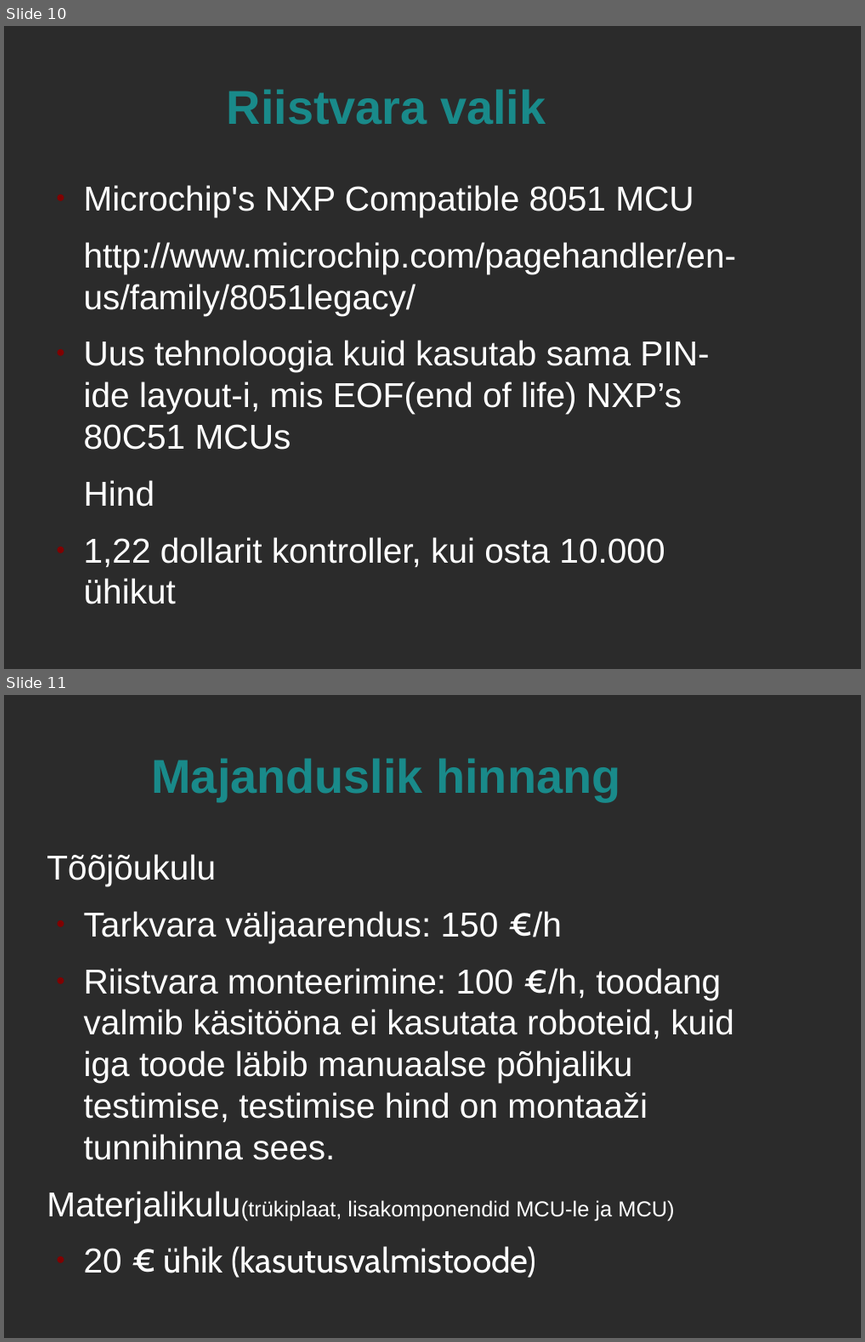
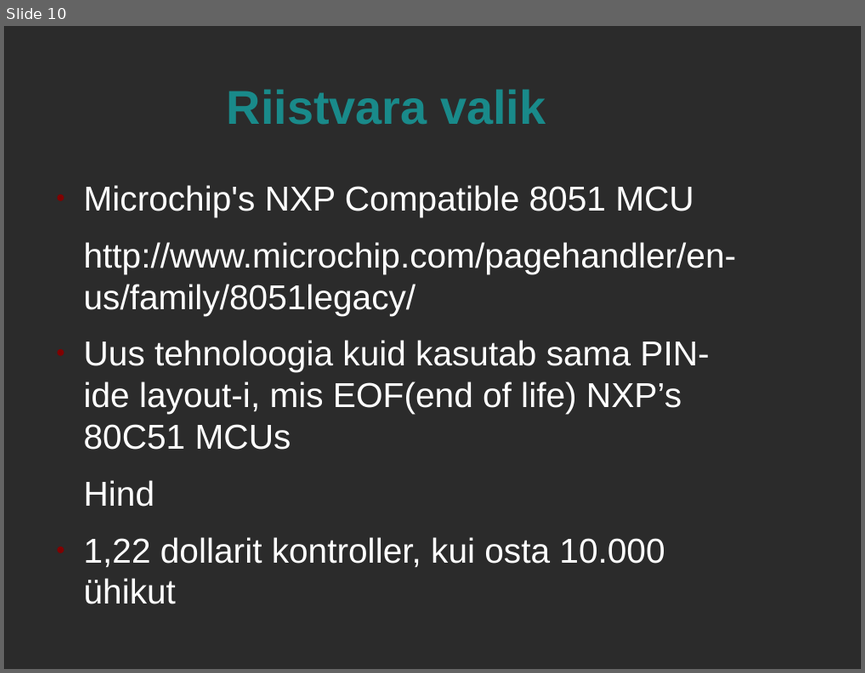
Before and after one commit to andresmets/riistvara, a slide deck: valgusfoor/presentatsioon.odp. Shown one above the other, each under a label of ours: slides 10 and 11 before the commit, slide 10 after it. The pictures are 865x1342 and 865x673 pixels, drawn with LibreOffice and Linux fonts; fonts in the diff are those of the drawing; background and template pictures are left out; a plain dark background stands for a picture behind light text. Boxes give left, top, right and bottom in pixels: in the first picture for what was removed or moved away, otherwise in the second. Text is boxed around its words. In the diff, an @@ line names an element or a change of style, - is before the commit and + after.

```diff
--- a/valgusfoor/presentatsioon.odp
+++ b/valgusfoor/presentatsioon.odp
@@ slide 11 removed at box(4, 695, 861, 1338), background picture (left out) @@
@@ title removed at box(151, 758, 620, 801) @@
-Majanduslik hinnang
@@ text removed at box(46, 854, 734, 1277) @@
-Tõõjõukulu
-● Tarkvara väljaarendus: 150 €/h
-● Riistvara monteerimine: 100 €/h, toodang valmib käsitööna ei kasutata roboteid, kuid iga toode läbib manuaalse põhjaliku testimise, testimise hind on montaaži tunnihinna sees.
-Materjalikulu(trükiplaat, lisakomponendid MCU-le ja MCU)
-● 20 € ühik (kasutusvalmistoode)
```
Also in this commit, not shown: 2 slides added, 1 other slide removed.
